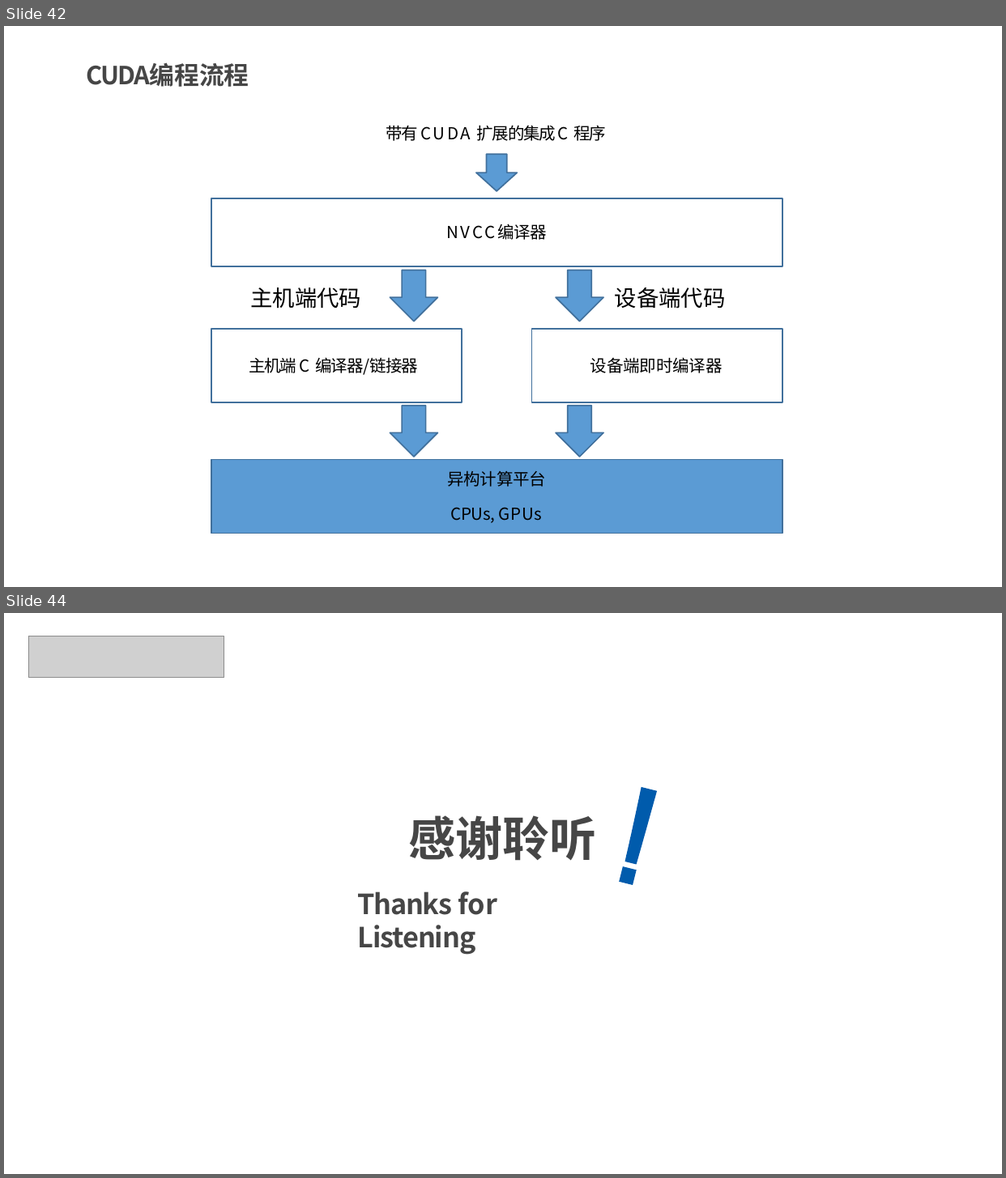
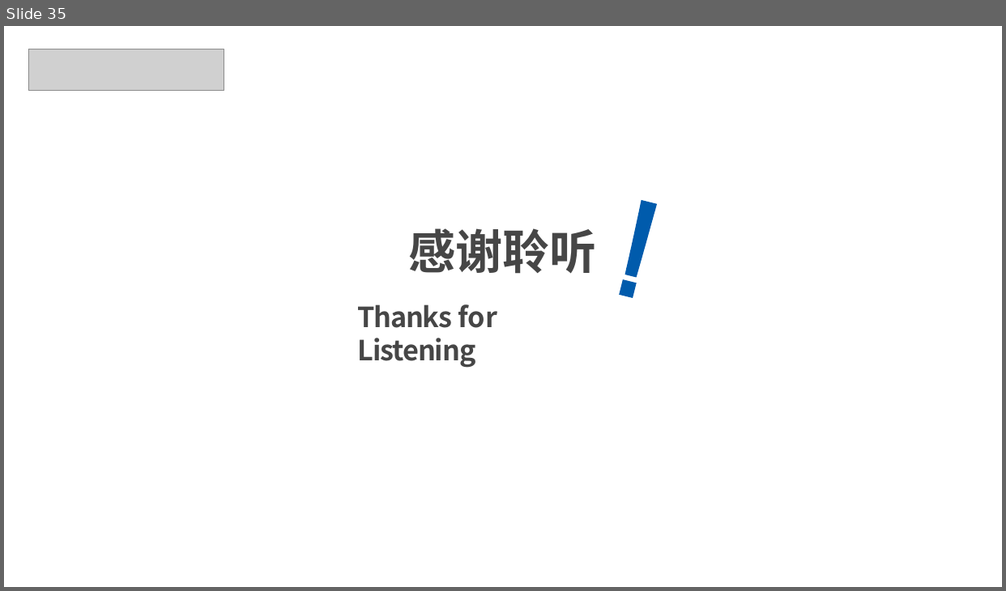
Before and after one commit to xws117/Bilibili-tutorial, a slide deck: 3-CUDA C编程及GPU基本知识.pptx. Shown one above the other, each under a label of ours: slides 42 and 44 before the commit, slide 35 after it; the slides between them are not shown. The pictures are 1006x1178 and 1006x591 pixels, drawn with LibreOffice and Linux fonts; fonts in the diff are those of the drawing; grey boxes stand for pictures; background and template pictures are left out. Boxes give left, top, right and bottom in pixels: in the first picture for what was removed or moved away, otherwise in the second. Text is boxed around its words. In the diff, an @@ line names an element or a change of style, - is before the commit and + after.

```diff
--- a/3-CUDA C编程及GPU基本知识.pptx
+++ b/3-CUDA C编程及GPU基本知识.pptx
@@ slide 42 removed at <box>4,26,1002,587</box>, background #FFFFFF @@
@@ text removed at <box>87,62,249,87</box> @@
-CUDA编程流程
@@ text removed at <box>386,125,606,141</box> @@
-带有 CUDA 扩展的集成 C 程序
@@ freeform shape removed at <box>476,155,517,192</box> @@
@@ freeform shape removed at <box>476,155,517,192</box> @@
@@ rectangle removed at <box>211,199,782,267</box> @@
-NVCC编译器
@@ text removed at <box>251,288,726,309</box> @@
-主机端代码 设备端代码
@@ freeform shape removed at <box>390,271,438,322</box> @@
@@ freeform shape removed at <box>390,271,438,322</box> @@
@@ freeform shape removed at <box>556,271,603,322</box> @@
@@ freeform shape removed at <box>556,271,603,322</box> @@
@@ rectangle removed at <box>211,330,462,403</box> @@
-主机端 C 编译器/链接器
@@ rectangle removed at <box>532,330,782,403</box> @@
-设备端即时编译器
@@ freeform shape removed at <box>390,406,438,457</box> @@
@@ freeform shape removed at <box>390,406,438,457</box> @@
@@ freeform shape removed at <box>556,406,603,457</box> @@
@@ freeform shape removed at <box>556,406,603,457</box> @@
@@ rectangle removed at <box>211,460,782,534</box> @@
-异构计算平台
-CPUs, GPUs
@@ what was slide 44 is now slide 35 @@
```
Also in this commit, not shown: 8 slides changed, 16 slides added, 24 other slides removed.
